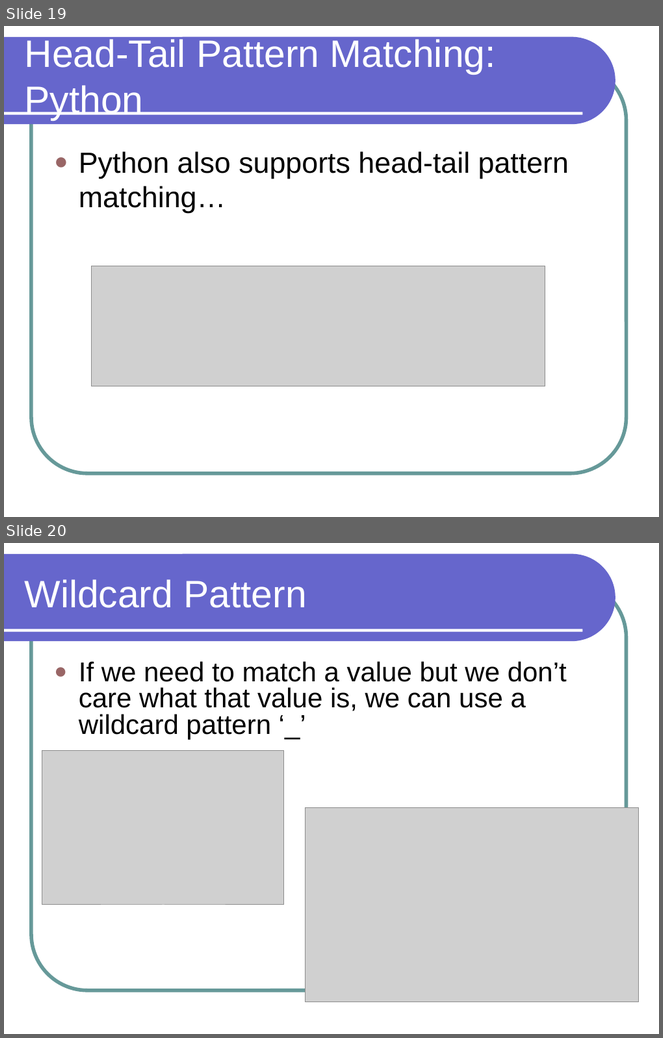
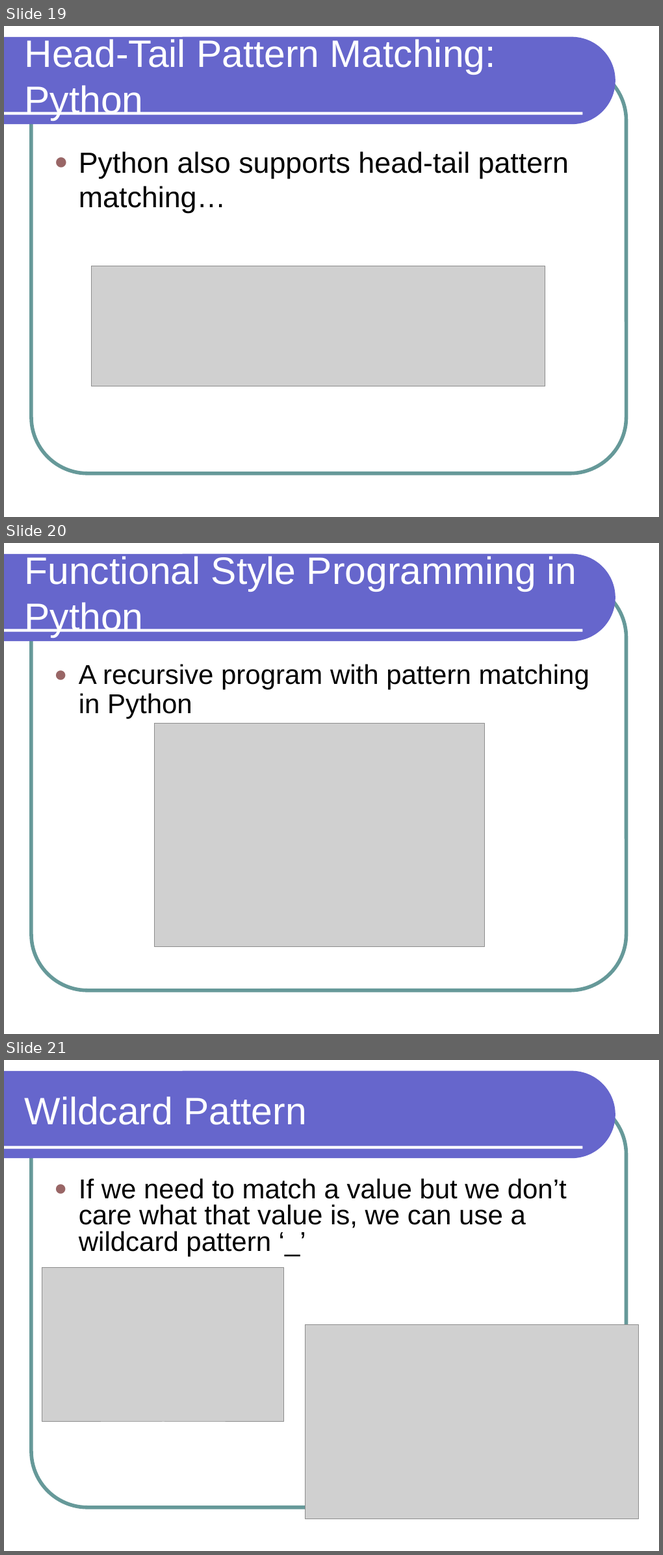
Before and after one commit to lutzhamel/CSC301, a slide deck: notes/csc301-ln013.ppt. Shown one above the other, each under a label of ours: slides 19 and 20 before the commit, slides 19, 20 and 21 after it. The pictures are 663x1038 and 663x1555 pixels, drawn with LibreOffice and Linux fonts; fonts in the diff are those of the drawing; grey boxes stand for pictures. Boxes give left, top, right and bottom in pixels: in the first picture for what was removed or moved away, otherwise in the second. Text is boxed around its words. In the diff, an @@ line names an element or a change of style, - is before the commit and + after.

```diff
--- a/notes/csc301-ln013.ppt
+++ b/notes/csc301-ln013.ppt
@@ slide 20 added at (4, 543, 659, 1034), background #FFFFFF; not listed: 3 template elements that a slide beside it also shows @@
@@ title added at (25, 556, 577, 637), 42 pt, text #FFFFFF @@
+Functional Style Programming in Python
@@ text added at (79, 664, 590, 719), 30 pt, text #000000 @@
+● A recursive program with pattern matching in Python
@@ picture added at (155, 723, 485, 947) @@
@@ what was slide 20 is now slide 21 @@
```
Also in this commit, not shown: 1 slide changed, 2 other files.
